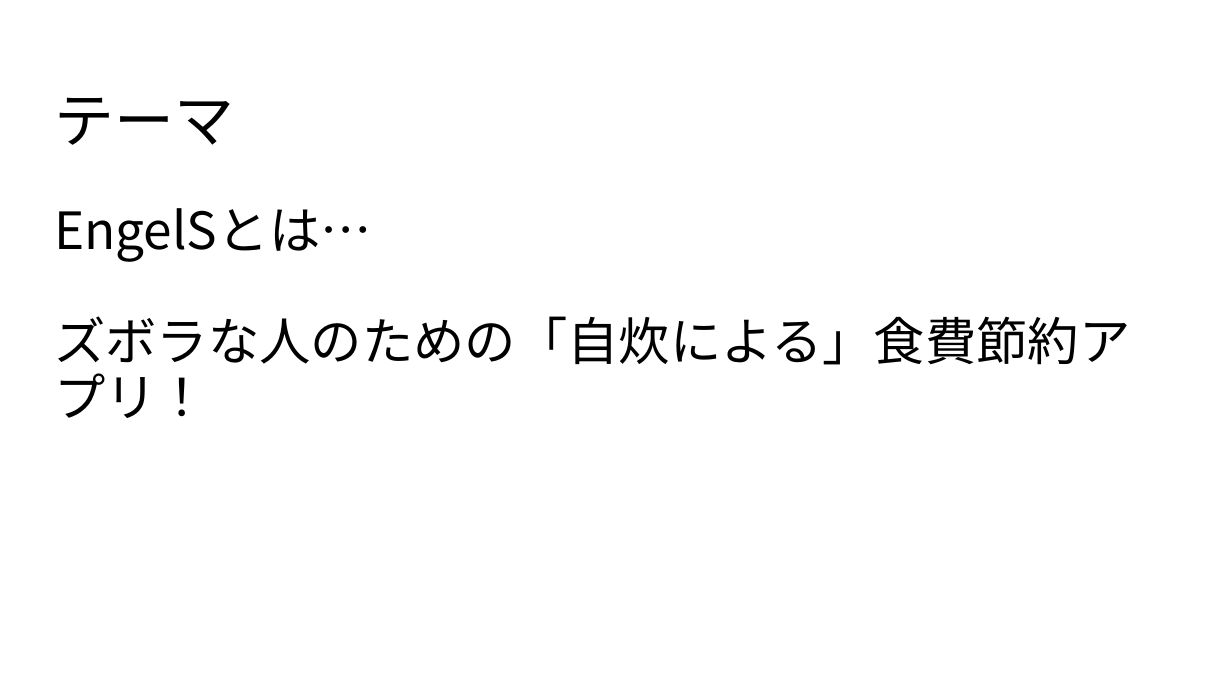
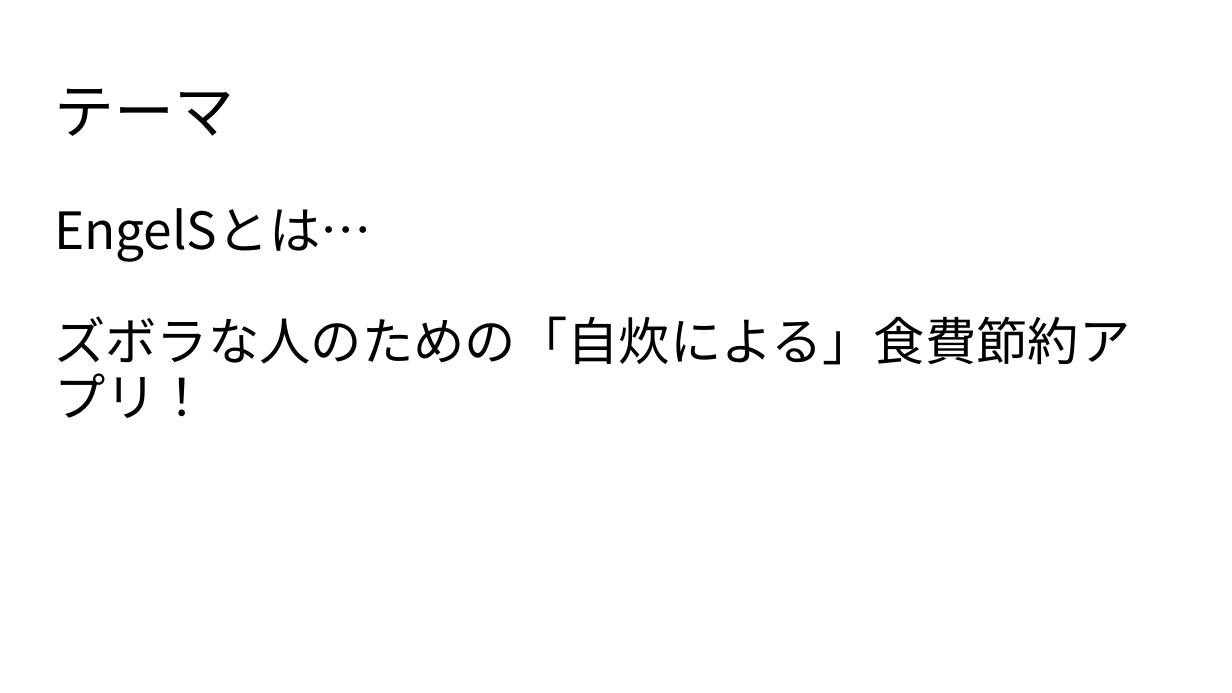
Before and after one commit to dojo2022/C-4, a slide deck: slide 4 of C-4_配布資料/C４_発表スライド.pptx. Drawn at 1232x693 pixels with LibreOffice and Linux fonts; fonts in the diff are those of the drawing. Boxes give left, top, right and bottom in pixels: in the first picture for what was removed or moved away, otherwise in the second. Text is boxed around its words. In the diff, an @@ line names an element or a change of style, - is before the commit and + after.

```diff
--- a/C-4_配布資料/C４_発表スライド.pptx
+++ b/C-4_配布資料/C４_発表スライド.pptx
@@ title "テーマ": place and size @@
-title "テーマ" at <box>54,97,234,145</box>
+title "テーマ" at <box>54,88,234,136</box>
```
Also in this commit, not shown: 18 other slides changed.
